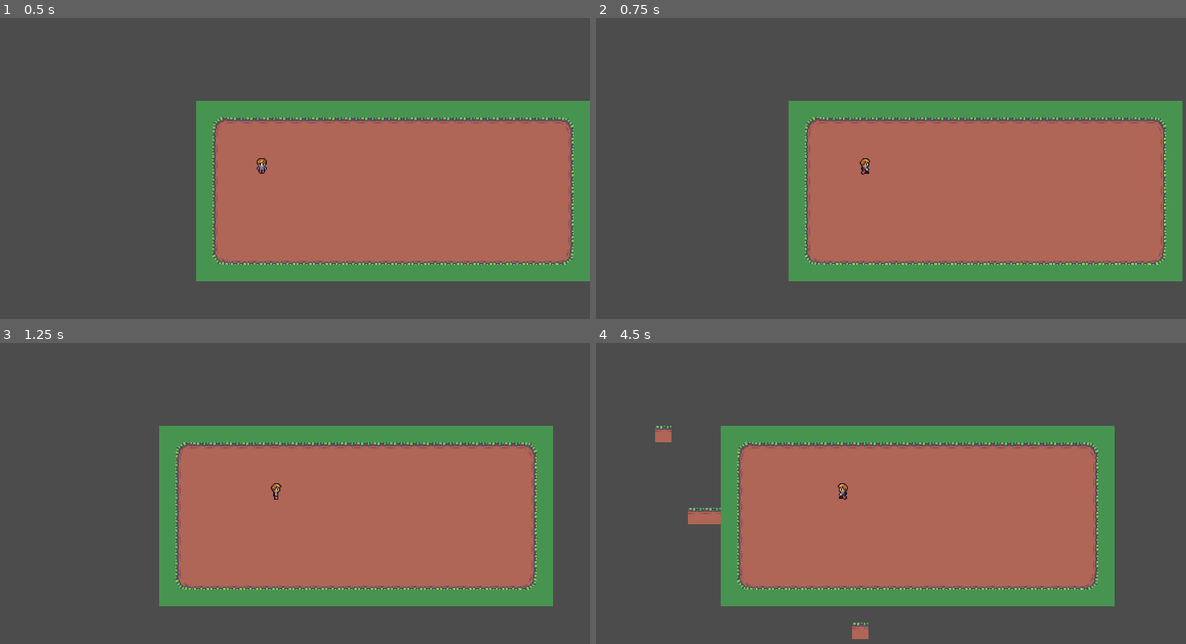
Above: before the commit, frames 1-4 (two rows, left to right).
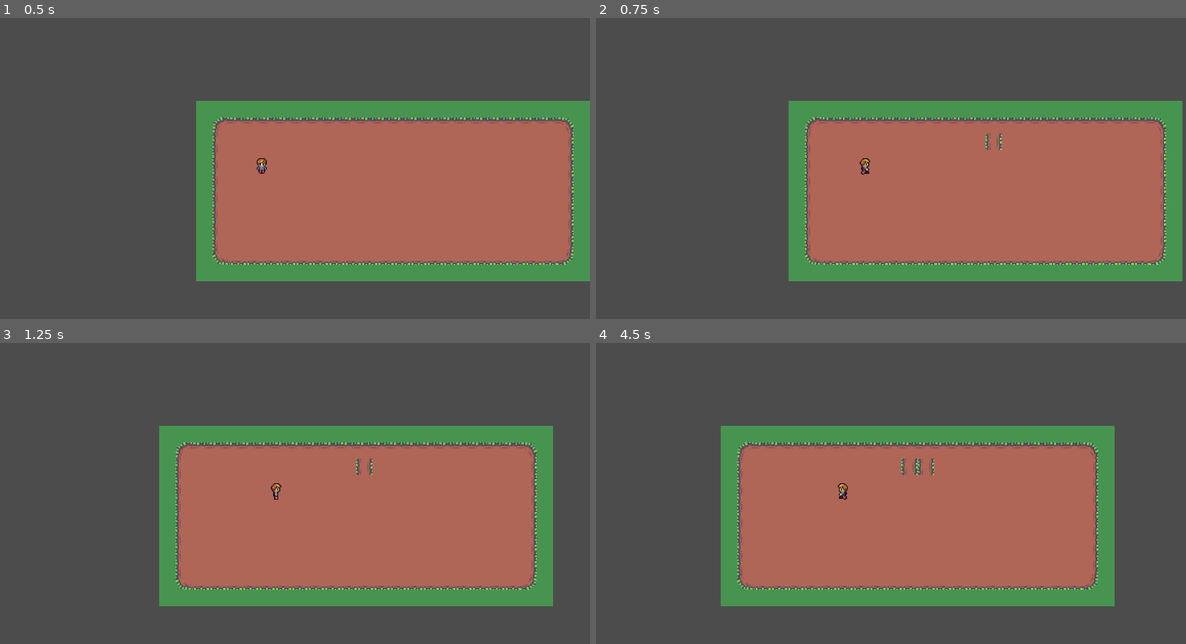
Above: after the commit, the same moments.

Repository: wolflint/godot-farming-rpg
Game: Godot game, scene res://Maps/TestMap.tscn
Same seed, same stepped clock (60 frames per second), same inputs: the game is played once before the commit and once after it.
Inputs (mouse positions are in pixels of both pictures, inside the frame that each line leads up to):
- Up to frame 1 (0.5 s): no input
- Up to frame 2 (0.75 s): tap Enter at 0.5 s; move the mouse to (1003, 147) at 0.52 s; hold D (move_right) from 0.53 s (still down); click (1003, 147) at 0.6 s
- Up to frame 3 (1.25 s): keep holding D (move_right)
- Up to frame 4 (4.5 s): move the mouse to (725, 508) at 1.27 s; release D (move_right) at 1.28 s; hold S (move_down) 1.28-2.03 s; click (725, 508) at 1.35 s; move the mouse to (920, 409) at 2.02 s; hold D (move_right) 2.03-2.78 s; click (920, 409) at 2.1 s; move the mouse to (826, 565) at 2.77 s; hold W (move_up) 2.78-3.53 s; click (826, 565) at 2.85 s; move the mouse to (1056, 547) at 3.52 s; hold A (move_left) from 3.53 s (still down); click (1056, 547) at 3.6 s; move the mouse to (660, 436) at 4.27 s; click (660, 436) at 4.35 s

Frame 1 is identical in both runs. In frame 2, less than 0.1% of the frame differs, in the area x 65-69%, y 38-44%; in frame 3, less than 0.1%; in frame 4, 0.7%, in the area x 10-58%, y 27-99%.

Commit message:
Cleaned up TileMap.gd

Diff:
--- a/src/Maps/TileMap.gd
+++ b/src/Maps/TileMap.gd
@@ -1,36 +1,12 @@
 extends TileMap
 
-
-#func _process(delta):
-#	if Input.is_mouse_button_pressed(1):
-#		var mousepos = get_viewport().get_mouse_position()
-#		print("Mouse Position: ", mousepos)
-#		var tilepos = world_to_map(mousepos)
-#		print("Tile Position: ", tilepos)
-#
-#		var cell = get_cellv(tilepos)
-#		if cell != -1:
-#			print(self.tile_set.tile_get_name(cell))
-#		else:
-#			set_cellv(tilepos, 1)
-
-#func _unhandled_input(event):
-#	if event.is_action_released("left_mouse_click"):
-#		var tilePos = world_to_map(event.global_position)
-#		var cell = get_cellv(tilePos)
-#		if cell != -1:
-#			print(self.tile_set.tile_get_name(cell))
-#		else:
-#			set_cellv(tilePos, 1)
-
-#onready var player = self.get_parent().get_node("Player")
-
 func _process(delta):
-	var mousePos = self.get_local_mouse_position()
 	if Input.is_mouse_button_pressed(BUTTON_LEFT):
+		var mousePos = self.get_local_mouse_position()
 		var loc = world_to_map(mousePos)
 		var cell = get_cellv(loc)
-		if cell != -1:
+
+		if cell == 0:
+			set_cellv(loc, 12)
+		elif cell != -1:
 			print("Clicked on cell ", self.tile_set.tile_get_name(cell))
-		else:
-			set_cellv(loc, 1)
